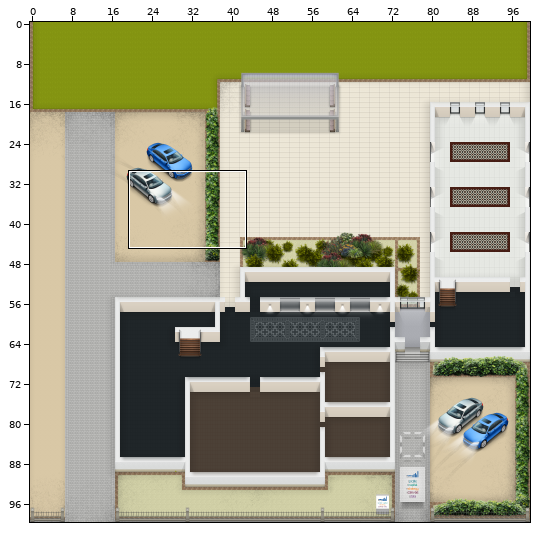
A Tiled map (JSON) gets an edit: map.tmj. Above, an overview of the earlier version with the close-up marked.
Close-up. First the earlier version:
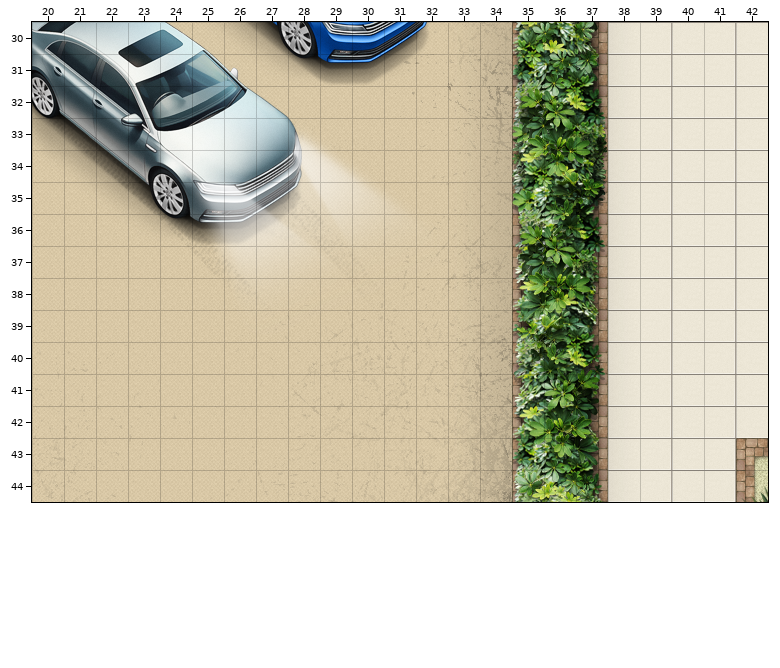
Cells are 32x32 px. Shown: x 20..42, y 30..44. The commit also changed other parts of the map, which this record leaves out.
Once edited:
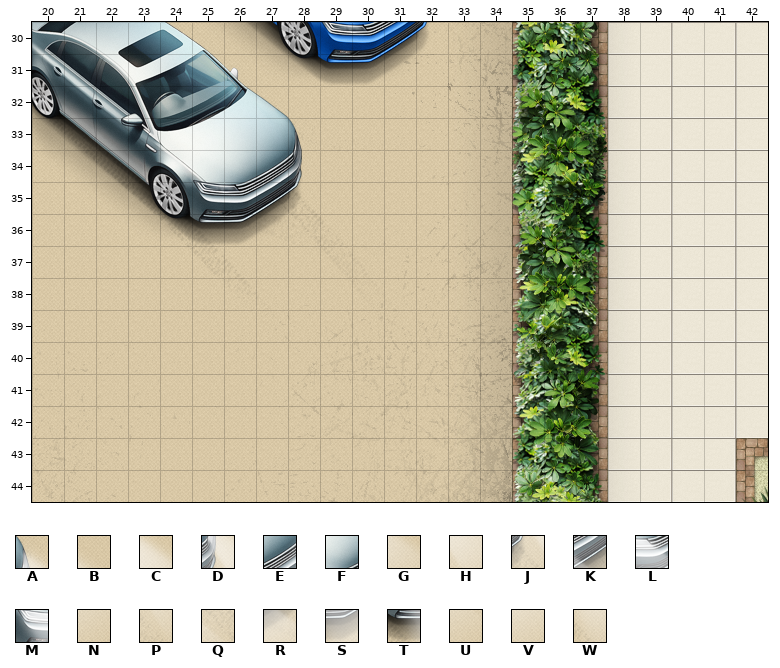
Key: from "i-unitgroup-Map-Struktur": A 827 flipped left-right, B 865 flipped left-right, C 866 flipped left-right, D 867 flipped left-right, E 868 flipped left-right, F 869 flipped left-right, G 905 flipped left-right, H 906 flipped left-right, J 907 flipped left-right, K 908 flipped left-right, L 909 flipped left-right, M 910 flipped left-right, N 945 flipped left-right, P 946 flipped left-right, Q 947 flipped left-right, R 948 flipped left-right, S 949 flipped left-right, T 950 flipped left-right, U 987 flipped left-right, V 988 flipped left-right, W 989 flipped left-right.
_ is an empty cell.
See-through tiles are keyed as they look on the map.
Diff:
Layer "autos/licht2" (removed):
The author cleared tile A in row 33 at x 28.
The author cleared tile B in row 34 at x 30.
The author cleared tile C in row 34 at x 29.
The author cleared tile D in row 34 at x 28.
The author cleared tile E in row 34 at x 27.
The author cleared tile F in row 34 at x 26.
The author cleared tile G in row 35 at x 30.
The author cleared tile H in row 35 at x 29.
The author cleared tile J in row 35 at x 28.
The author cleared tile K in row 35 at x 27.
The author cleared tile L in row 35 at x 26.
The author cleared tile M in row 35 at x 25.
The author cleared tile N in row 36 at x 30.
The author cleared tile P in row 36 at x 29.
The author cleared tile Q in row 36 at x 28.
The author cleared tile R in row 36 at x 27.
The author cleared tile S in row 36 at x 26.
The author cleared tile T in row 36 at x 25.
The author cleared tile U in row 37 at x 28.
The author cleared tile V in row 37 at x 27.
The author cleared tile W in row 37 at x 26.
Changed places in both close-ups, as pixel boxes (x1, y1, x2, y2):
removed: (192, 127, 384, 278)
